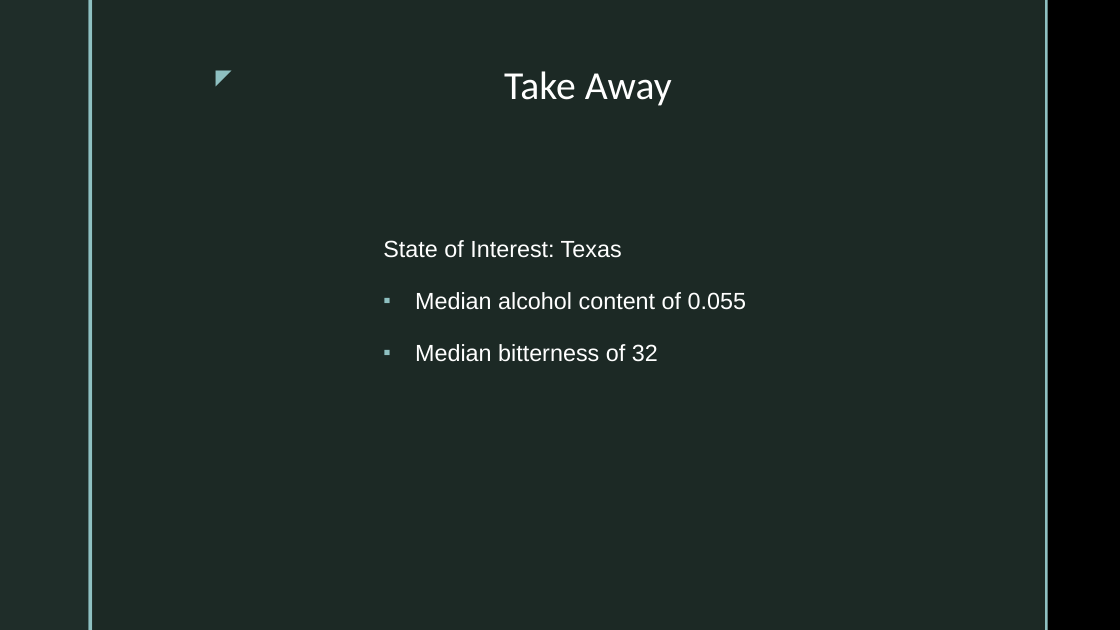
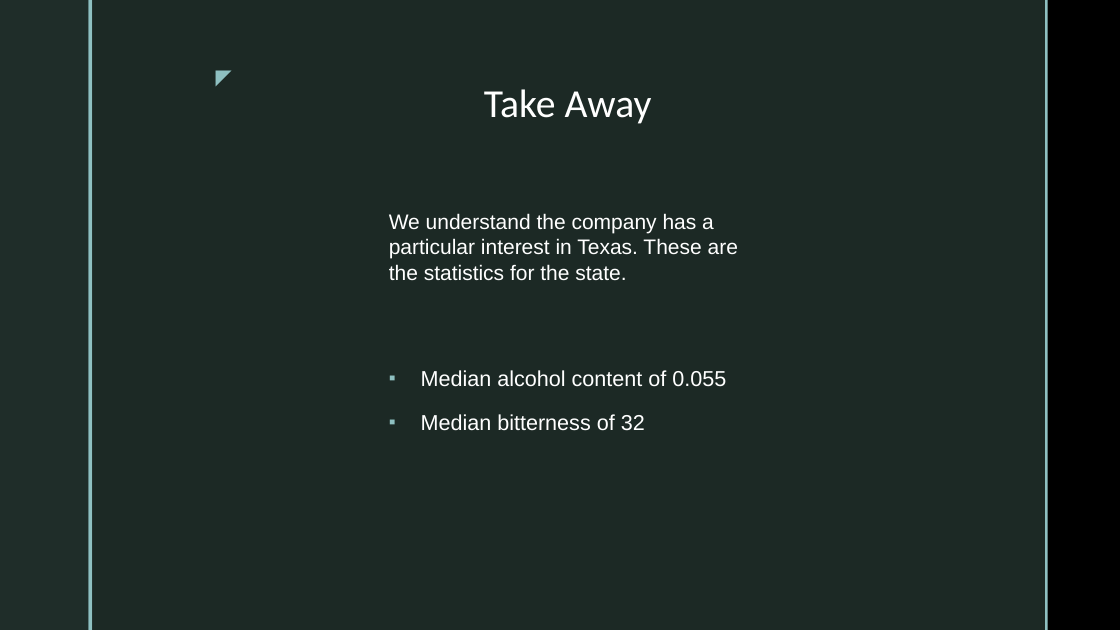
Before and after one commit to KaysData/Brewery-Analysis, a slide deck: slide 12 of Case Study Presentation.pptx (slide 11 before the commit). Drawn at 1120x630 pixels with LibreOffice and Linux fonts; fonts in the diff are those of the drawing; background and template pictures are left out. Boxes give left, top, right and bottom in pixels: in the first picture for what was removed or moved away, otherwise in the second. Text is boxed around its words. In the diff, an @@ line names an element or a change of style, - is before the commit and + after.

```diff
--- a/Case Study Presentation.pptx
+++ b/Case Study Presentation.pptx
@@ text "Take Away": place and size @@
-text "Take Away" at (504,71,672,106)
+text "Take Away" at (484,89,652,124)
@@ text added at (389,213,738,281), 18 pt, text #FFFFFF @@
+We understand the company has a particular interest in Texas. These are the statistics for the state.
@@ text at (383,240,622,258): paragraph removed @@
-State of Interest: Texas
@@ text "Median alcohol content of 0.055": place and size @@
-text "Median alcohol content of 0.055" at (383,240,746,362)
+text "Median alcohol content of 0.055" at (421,370,726,431)
@@ text "Median alcohol content of 0.055" at (421,370,726,431): size 20 to 18.5 pt; line spacing 1.2 to 1 @@
```
Also in this commit, not shown: 2 other slides changed, 1 slide added, 5 other files.
